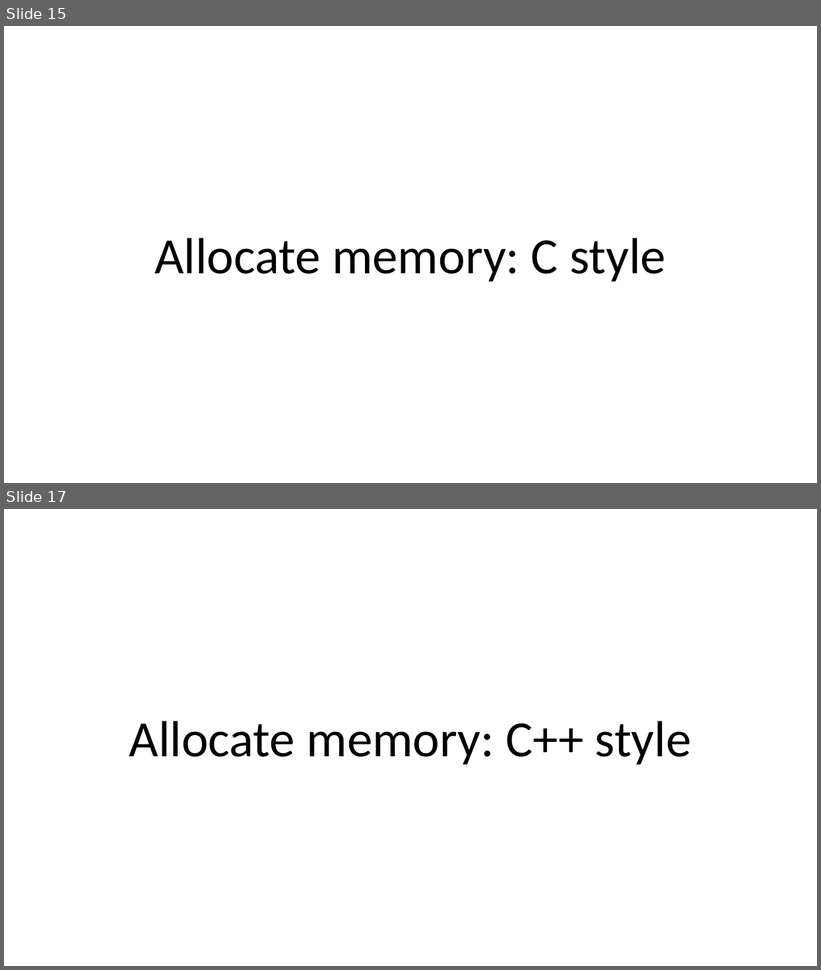
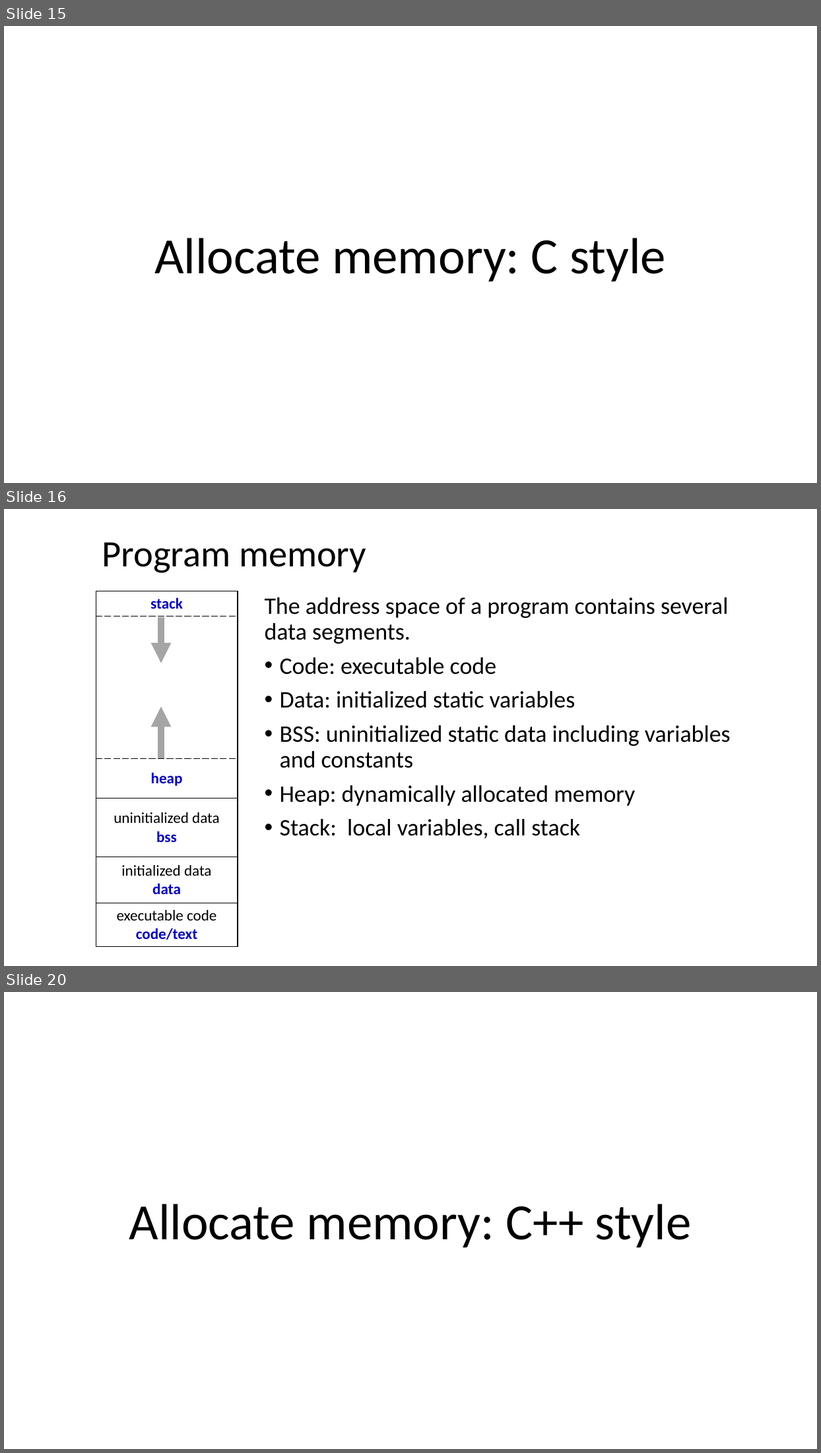
Before and after one commit to dayekuaipao/CPPLearning, a slide deck: week05/Lecture05.pptx. Shown one above the other, each under a label of ours: slides 15 and 17 before the commit, slides 15, 16 and 20 after it; the slides between them are not shown. The pictures are 821x970 and 821x1453 pixels, drawn with LibreOffice and Linux fonts; fonts in the diff are those of the drawing; background and template pictures are left out. Boxes give left, top, right and bottom in pixels: in the first picture for what was removed or moved away, otherwise in the second. Text is boxed around its words. In the diff, an @@ line names an element or a change of style, - is before the commit and + after.

```diff
--- a/week05/Lecture05.pptx
+++ b/week05/Lecture05.pptx
@@ slide 16 added at [4, 509, 817, 966], background #FFFFFF @@
@@ title added at [102, 542, 366, 573], 44 pt, text #000000 @@
+Program memory
@@ table added at [96, 591, 238, 947], 6 rows, 1 columns @@
+stack
+
+heap
+uninitialized data / bss
+initialized data / data
+executable code / code/text
@@ text added at [265, 597, 731, 839], 28 pt, text #000000 @@
+The address space of a program contains several data segments.
+• Code: executable code
+• Data: initialized static variables
+• BSS: uninitialized static data including variables and constants
+• Heap: dynamically allocated memory
+• Stack: local variables, call stack
@@ arrow added from (161, 618) to (161, 663), #A5A5A5 8 pt @@
@@ arrow added from (161, 758) to (161, 706), #A5A5A5 8 pt @@
@@ what was slide 17 is now slide 20 @@
```
Also in this commit, not shown: 2 slides changed, 6 other slides added, 2 slides removed, 3 other files.
